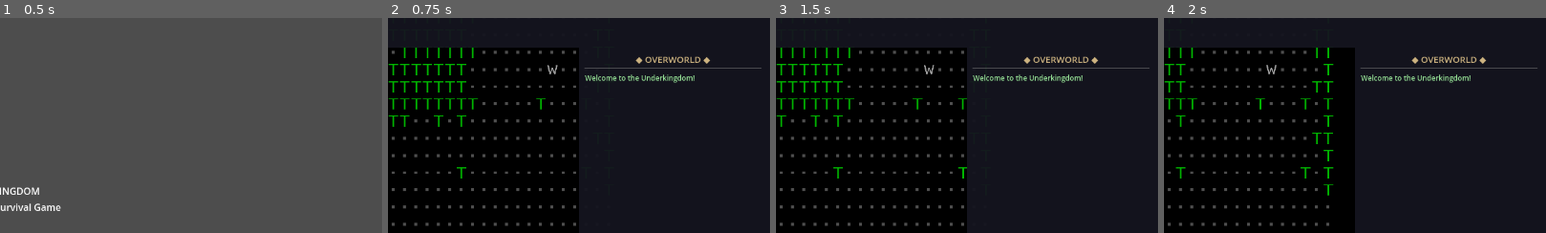
Above: before the commit, frames 1-4 (left to right).
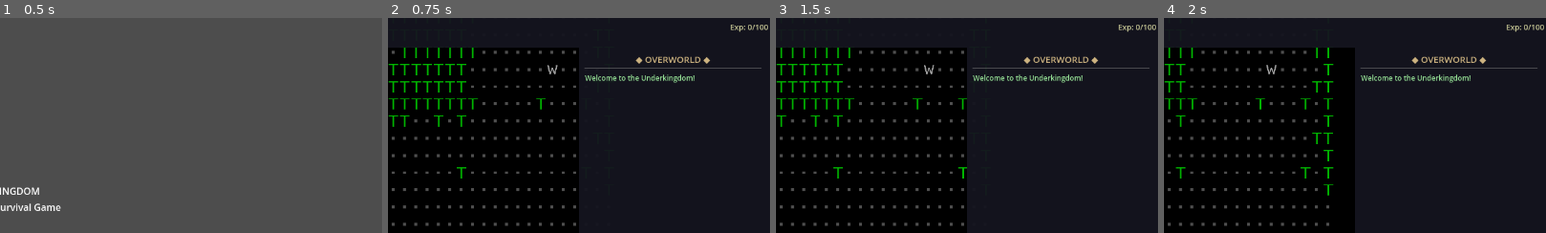
Above: after the commit, the same moments.

Repository: stevenraines/underkingdom-godot-cc
Game: Godot game, scene res://scenes/main.tscn
Same seed, same stepped clock (60 frames per second), same inputs: the game is played once before the commit and once after it.
Inputs (mouse positions are % of the whole screen's width and height, from its top left):
- Up to frame 1 (0.5 s): no input
- Up to frame 2 (0.75 s): click "Start New Game" at 0.5 s
- Up to frame 3 (1.5 s): tap Enter (ui_accept) at 1.25 s; move the mouse to (72, 45) at 1.27 s; hold Right (ui_right) from 1.28 s (still down); tap Space at 1.35 s; click (72, 45) at 1.42 s
- Up to frame 4 (2 s): keep holding Right (ui_right); tap Enter (ui_accept) at 1.52 s
The pictures show only the part of the screen within x 50-100%, y 0-50%; the shares and areas given below are measured in that part.

Frame 1 is identical in both runs. In frame 2, 0.2% of the frame differs, in the area x 89-100%, y 3-7%; in frame 3, 0.2%; in frame 4, 0.2%.

Commit message:
Add experience system; implement XP tracking and display in HUD

Diff:
--- a/entities/player.gd
+++ b/entities/player.gd
@@ -15,6 +15,10 @@
 var survival: SurvivalSystem = null
 var inventory: Inventory = null
 var known_recipes: Array[String] = []  # Array of recipe IDs the player has discovered
+
+# Experience
+var experience: int = 0
+var experience_to_next_level: int = 100
 
 func _init() -> void:
 	super("player", Vector2i(10, 10), "@", Color(1.0, 1.0, 0.0), true)
--- a/scenes/game.gd
+++ b/scenes/game.gd
@@ -26,6 +26,7 @@
 @onready var location_label: Label = $HUD/RightSidebar/LocationLabel
 @onready var message_log: RichTextLabel = $HUD/RightSidebar/MessageLog
 @onready var active_effects_label: Label = $HUD/BottomBar/ActiveEffects
+@onready var xp_label: Label = $HUD/TopBar/XPLabel
 
 const InventoryScreenScene = preload("res://ui/inventory_screen.tscn")
 const CraftingScreenScene = preload("res://ui/crafting_screen.tscn")
@@ -338,6 +339,12 @@
 	_add_message(message, color)
 
 	# Update HUD to show health changes
+	# If player killed an enemy, award XP
+	if result.defender_died and is_player_attacker and _defender and _defender is Enemy:
+		var xp_gain = _defender.xp_value if "xp_value" in _defender else 0
+		player.experience += xp_gain
+		_add_message("Gained %d XP." % xp_gain, Color(0.6, 0.9, 0.6))
+
 	_update_hud()
 
 ## Called when player dies
@@ -455,6 +462,12 @@
 
 		status_line.text = "%s%s  %s  %s" % [hp_text, survival_text, turn_text, time_text]
 
+	# Update XP label if present
+	if xp_label and player:
+		var cur_xp = player.experience if "experience" in player else 0
+		var next_xp = player.experience_to_next_level if "experience_to_next_level" in player else 100
+		xp_label.text = "Exp: %d/%d" % [cur_xp, next_xp]
+
 		# Color code based on most critical state
 		var status_color = _get_status_color()
 		status_line.add_theme_color_override("font_color", status_color)
--- a/scenes/game.tscn
+++ b/scenes/game.tscn
@@ -64,6 +64,17 @@
 theme_override_colors/font_color = Color(0.7, 0.85, 0.7, 1)
 theme_override_font_sizes/font_size = 13
 text = "HP: 60/60  Stam: 100/100  Hun: 100%  Thr: 100%  Tmp: 68°F  Turn: 0"
+
+[node name="XPLabel" type="Label" parent="HUD/TopBar"]
+layout_mode = 0
+offset_left = 1060.0
+offset_top = 6.0
+offset_right = 1278.0
+offset_bottom = 24.0
+theme_override_colors/font_color = Color(0.8, 0.8, 0.6, 1)
+theme_override_font_sizes/font_size = 13
+text = "Exp: 0/100"
+horizontal_alignment = 2
 
 [node name="RightSidebar" type="ColorRect" parent="HUD"]
 anchor_left = 0.75
